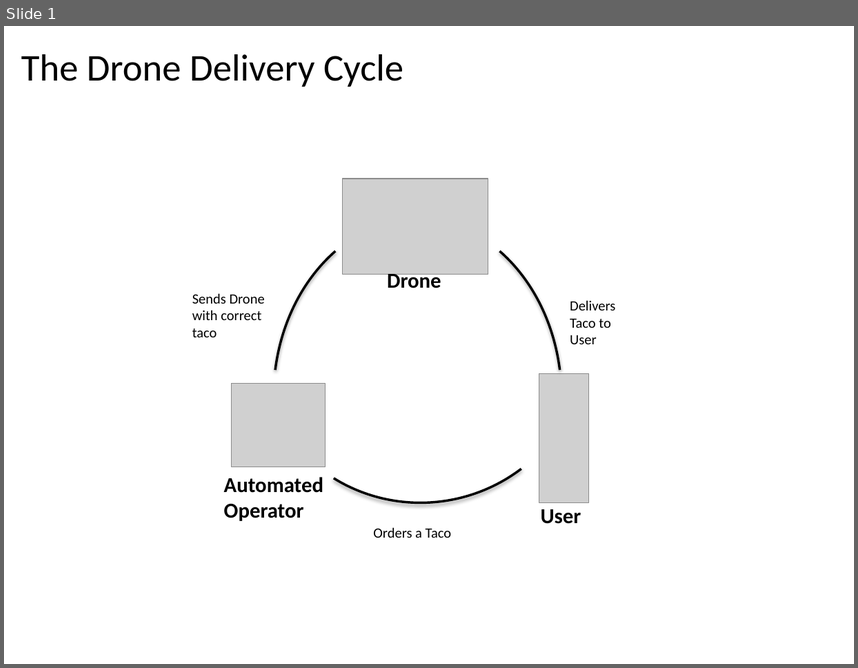
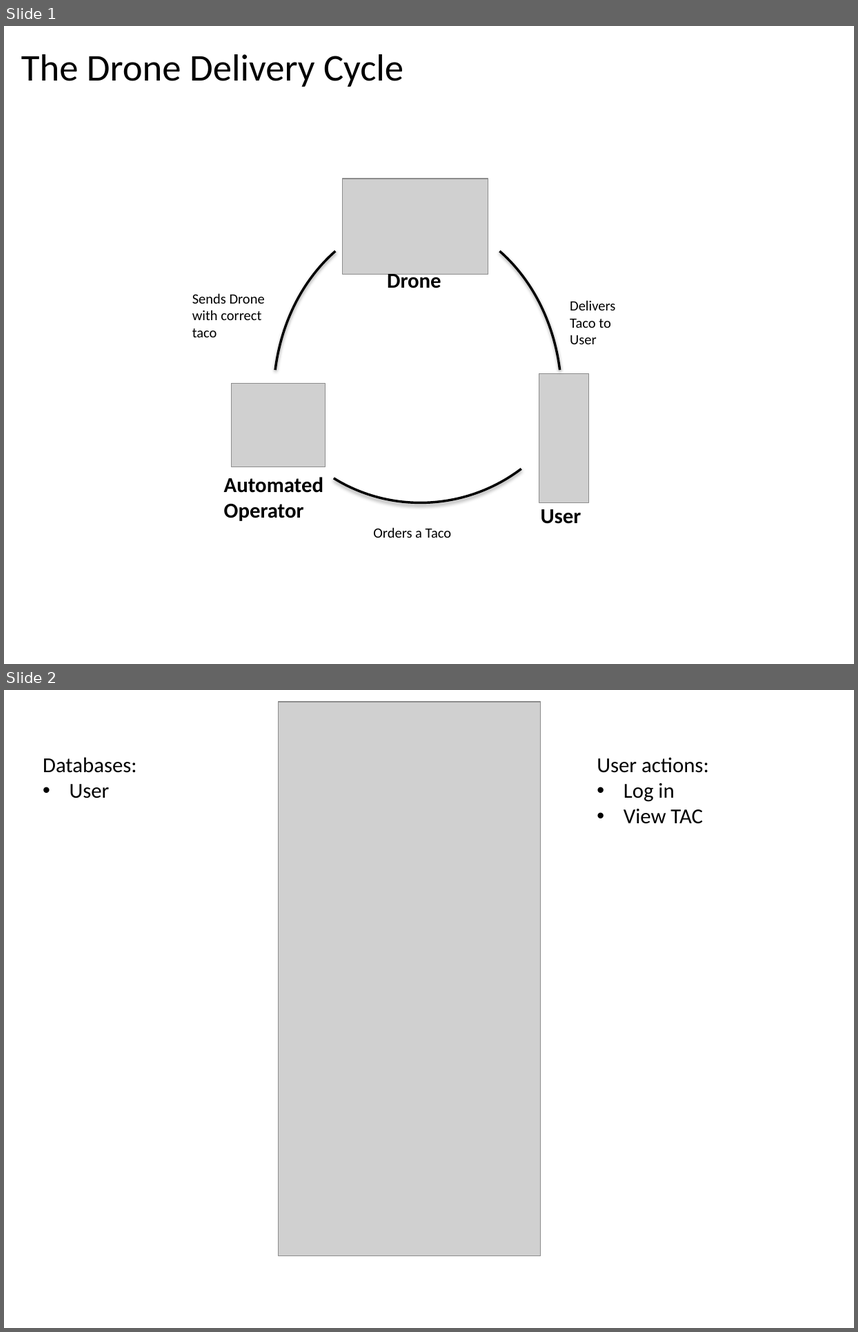
Before and after one commit to tacodrone/tacodroneSXSW, a slide deck: Drone Delivery Mobile App.pptx. Shown one above the other, each under a label of ours: slide 1 before the commit, slides 1 and 2 after it. The pictures are 858x668 and 858x1332 pixels, drawn with LibreOffice and Linux fonts; fonts in the diff are those of the drawing; grey boxes stand for pictures. Boxes give left, top, right and bottom in pixels: in the first picture for what was removed or moved away, otherwise in the second. Text is boxed around its words. In the diff, an @@ line names an element or a change of style, - is before the commit and + after.

```diff
--- a/Drone Delivery Mobile App.pptx
+++ b/Drone Delivery Mobile App.pptx
@@ slide 2 added at (4,690,854,1328), background #FFFFFF @@
@@ picture added at (279,702,540,1256) @@
@@ text added at (43,757,137,798), 18 pt, text #000000 @@
+Databases:
+• User
@@ rectangle added at (296,767,522,840), fill #FFFFFF, outline #FFFFFF 0.75 pt @@
@@ text added at (597,757,709,824), 18 pt, text #000000 @@
+User actions:
+• Log in
+• View TAC
@@ rectangle added at (296,837,523,958), fill #000000 at 56% opacity, outline #000000 0.75 pt @@
@@ rectangle added at (297,954,523,1171), fill #FFFFFF, outline #FFFFFF 0.75 pt @@
```
Also in this commit, not shown: 2 slides changed, 5 other slides added, 6 slides removed.
